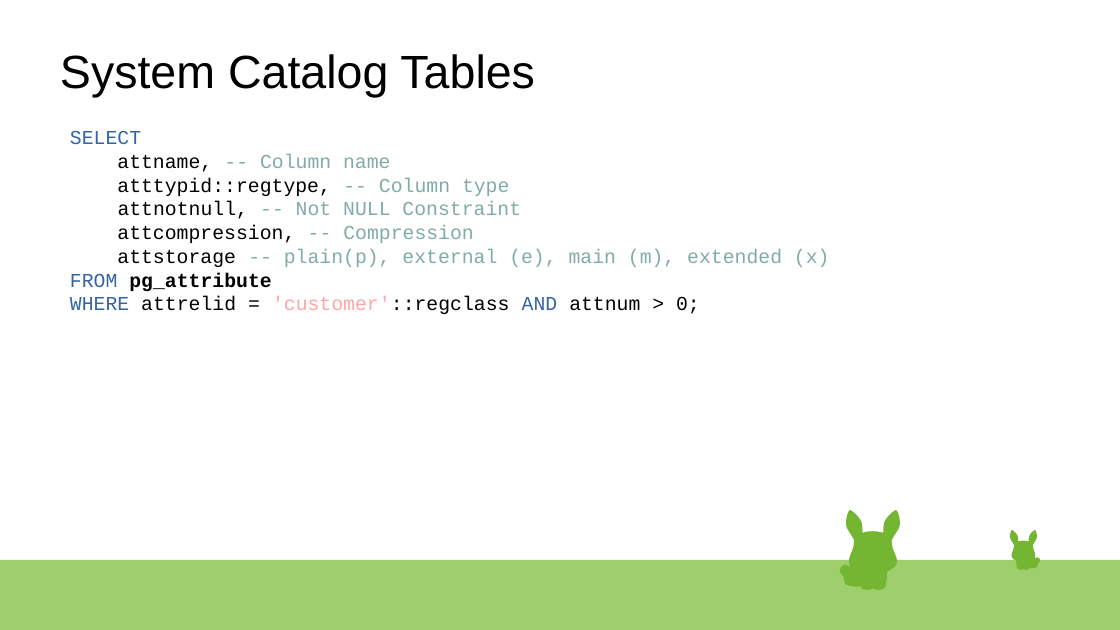
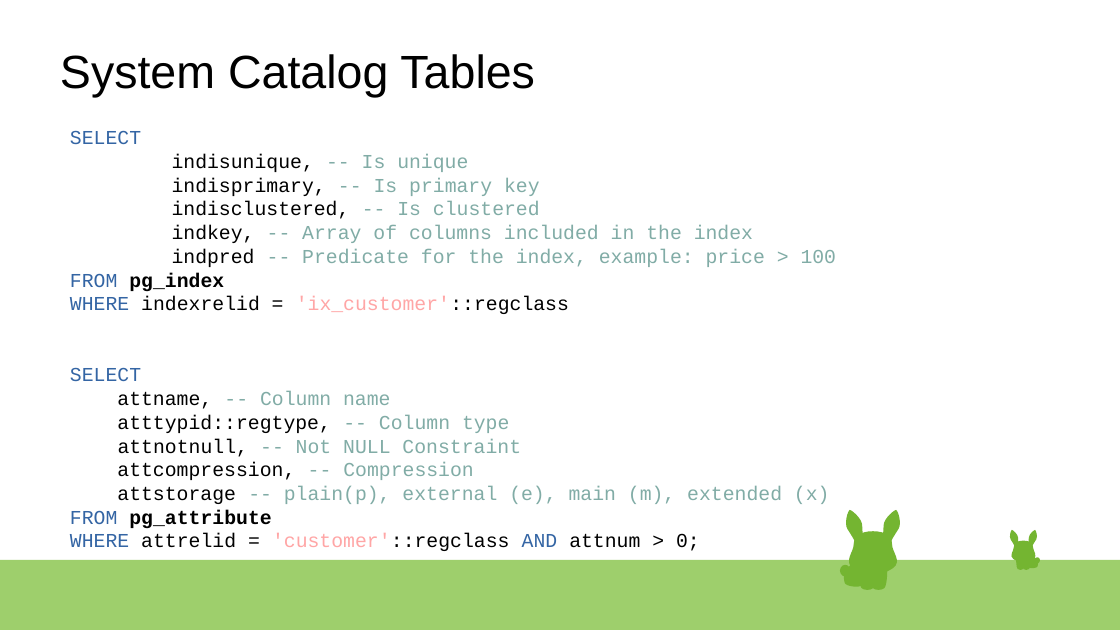
Before and after one commit to rsibanez89/postgres-indexing, a slide deck: slide 7 of Presentation.odp (slide 6 before the commit). Drawn at 1120x630 pixels with LibreOffice and Linux fonts; fonts in the diff are those of the drawing. Boxes give left, top, right and bottom in pixels: in the first picture for what was removed or moved away, otherwise in the second. Text is boxed around its words. In the diff, an @@ line names an element or a change of style, - is before the commit and + after.

```diff
--- a/Presentation.odp
+++ b/Presentation.odp
@@ text at (x1=70, y1=131, x2=837, y2=314): paragraphs added @@
+SELECT
+indisunique, -- Is unique
+indisprimary, -- Is primary key
+indisclustered, -- Is clustered
+indkey, -- Array of columns included in the index
+indpred -- Predicate for the index, example: price > 100
+FROM pg_index
+WHERE indexrelid = 'ix_customer'::regclass
```
Also in this commit, not shown: 2 other slides changed, 3 slides added.
